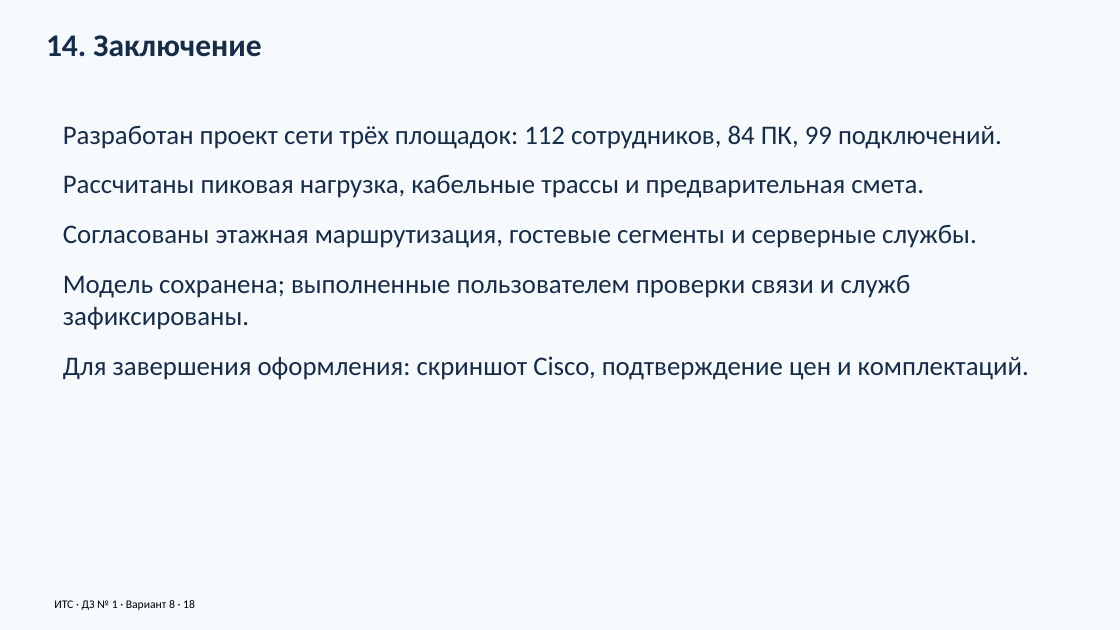
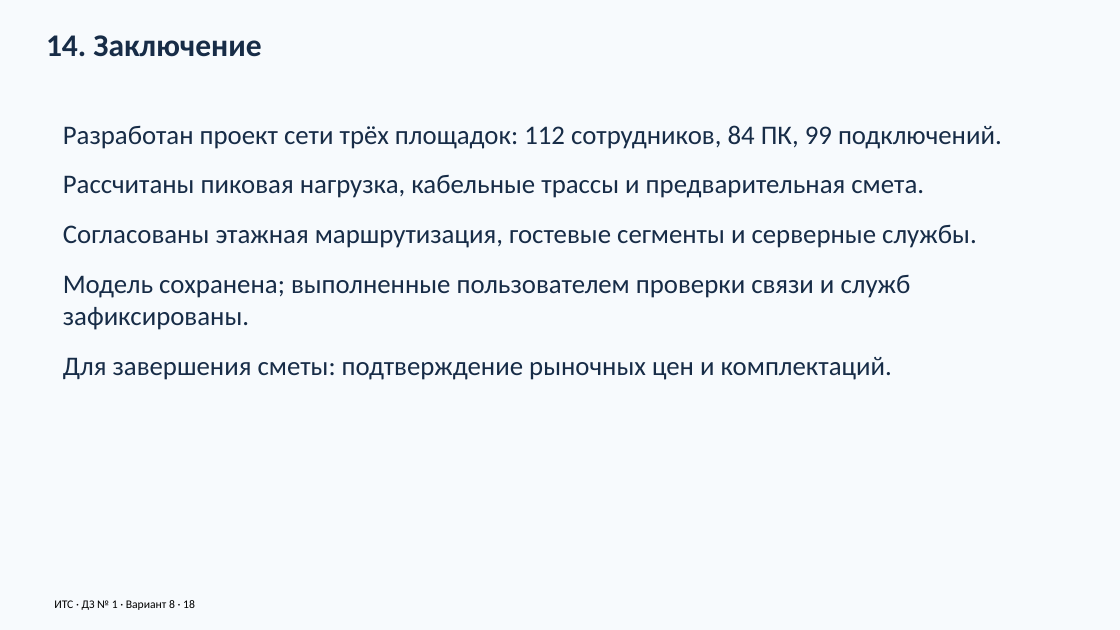
Before and after one commit to warofconnection/dz, a slide deck: slide 18 of docs/Презентация_вариант_8.pptx. Drawn at 1120x630 pixels with LibreOffice and Linux fonts; fonts in the diff are those of the drawing. Boxes give left, top, right and bottom in pixels: in the first picture for what was removed or moved away, otherwise in the second. Text is boxed around its words. In the diff, an @@ line names an element or a change of style, - is before the commit and + after.

Commit message:
Embed authentic user Cisco overview screenshot in report and presentation

```diff
--- a/docs/Презентация_вариант_8.pptx
+++ b/docs/Презентация_вариант_8.pptx
@@ text at <box>63,357,892,380</box>: text changed @@
-Для завершения оформления: скриншот Cisco, подтверждение цен и комплектаций.
+Для завершения сметы: подтверждение рыночных цен и комплектаций.
```
Also in this commit, not shown: 2 other slides changed, 8 other files.
